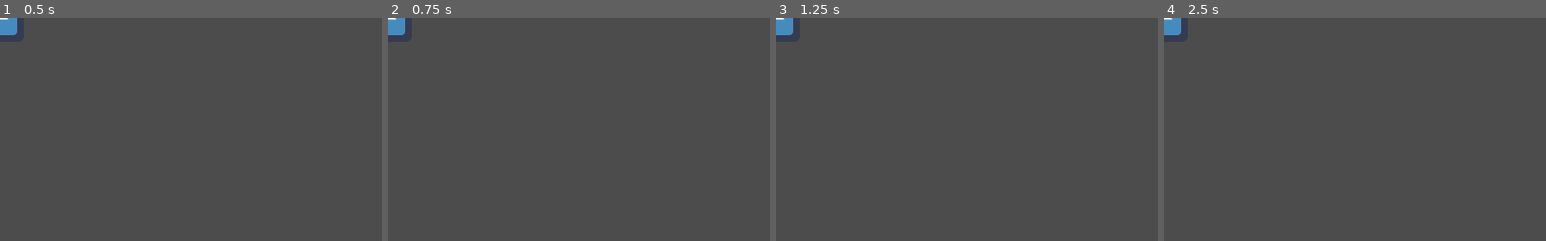
Above: before the commit, frames 1-4 (left to right).
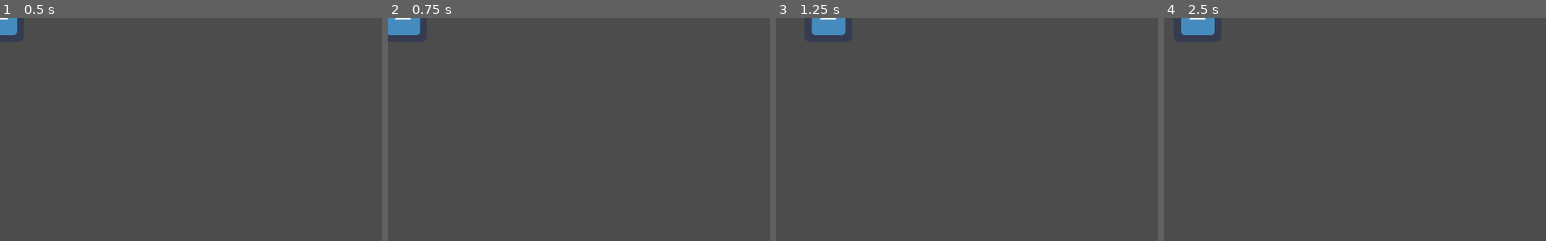
Above: after the commit, the same moments.

Repository: Pikmin4please/Supreme-Disco
Game: Godot game, scene res://World.tscn
Two runs of this game, one before a commit and one after it. Both use one fixed random seed, a clock stepped at 60 frames per second and the inputs below. The engine's default icon, where the game draws it, is replaced by a stand-in: a white triangle on a blue panel in a dark square.
Inputs:
- Up to frame 1 (0.5 s): no input
- Up to frame 2 (0.75 s): tap Enter at 0.5 s; hold Right (ui_right) from 0.53 s (still down)
- Up to frame 3 (1.25 s): keep holding Right (ui_right)
- Up to frame 4 (2.5 s): release Right (ui_right) at 1.28 s; hold Left (ui_left) 1.28-2.03 s; hold Right (ui_right) from 2.03 s (still down)
The pictures show only the part of the screen within x 0-50%, y 0-50%; the shares and areas given below are measured in that part.

Frame 1 is identical in both runs. In frame 2, 0.3% of the frame differs, in the area x 0-9%, y 0-8%; in frame 3, 1.0%, in the area x 0-19%, y 0-8%; in frame 4, 1.0%.

Commit message:
Added basic movements to player

Diff:
--- a/Player.gd
+++ b/Player.gd
@@ -1 +1,14 @@
 extends Area2D
+
+var speed = 100
+
+
+func _physics_process(delta):
+	if Input.is_action_pressed("ui_right"):
+		move(speed,delta)
+	if Input.is_action_pressed("ui_left"):
+		move(-speed, delta)
+
+
+func move(xspeed,delta):
+	position.x += xspeed * delta
--- a/Player.tscn
+++ b/Player.tscn
@@ -4,6 +4,8 @@
 [ext_resource path="res://icon.png" type="Texture" id=2]
 
 [node name="Player" type="Area2D"]
+linear_damp = 0.0
+angular_damp = 0.0
 script = ExtResource( 1 )
 
 [node name="Sprite" type="Sprite" parent="."]
